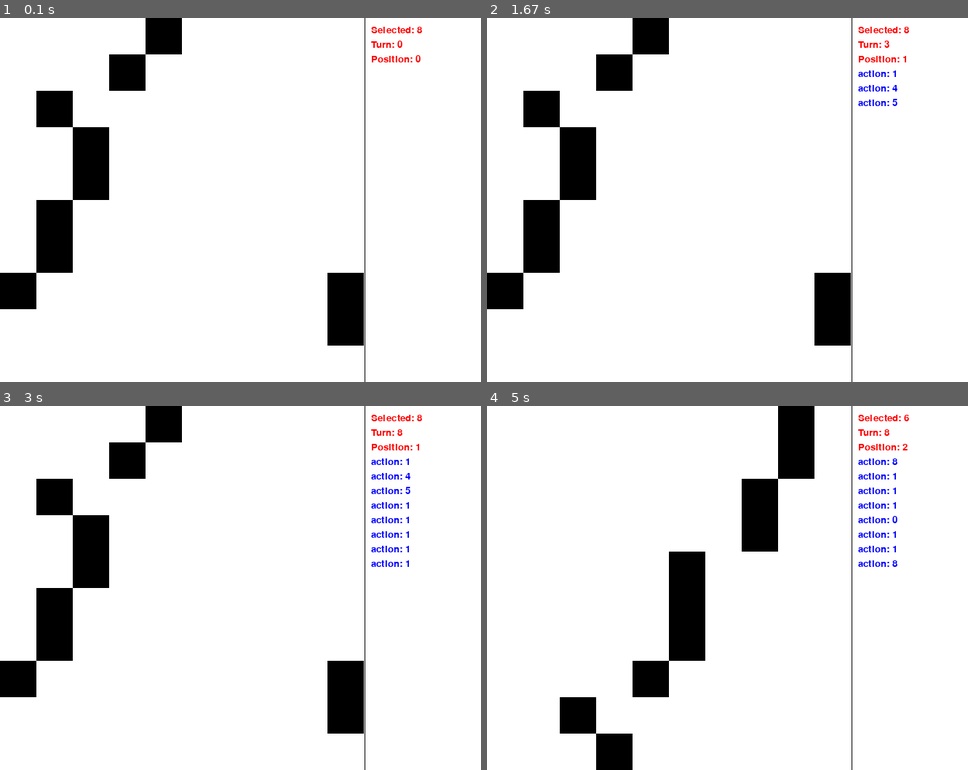
Above: before the commit, frames 1-4 (two rows, left to right).
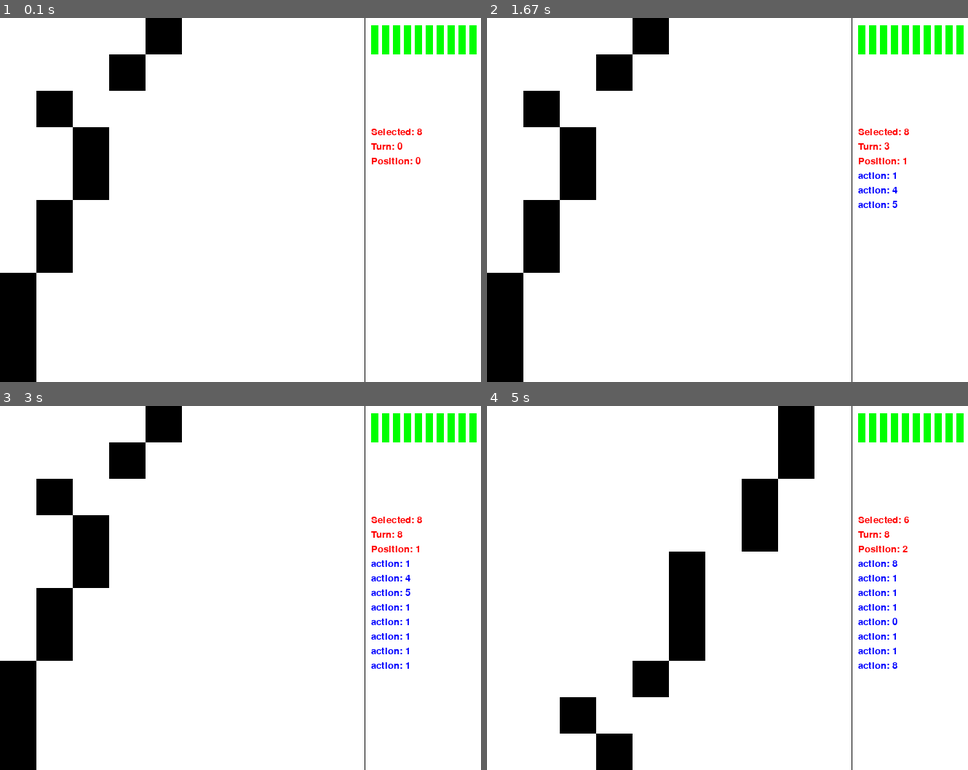
Above: after the commit, the same moments.

Repository: oferby/playground
Game: pygame game, started from RKHS/map/app.py
Two runs of this game, one before a commit and one after it. Both use one fixed random seed, a clock stepped at 60 frames per second and the inputs below.
Inputs:
- Up to frame 1 (0.1 s): no input
- Up to frame 2 (1.67 s): tap one key every 0.33 s from 0.33 s: 1 Enter 4 5
- Up to frame 3 (3 s): tap 1 at 1.67, 2.07, 2.37, 2.57, 2.9 s; tap 0 at 2.98 s
- Up to frame 4 (5 s): tap 1 at 3.2, 3.4, 3.7, 3.97, 4.3, 4.6, 4.73 s; tap 8 at 3.48, 4.82 s; tap 0 at 4.38 s

The runs differ from the first frame. In frame 1, 4.7% of the frame differs, in the area x 0-100%, y 2-100%; in frame 2, 5.1%; in frame 3, 5.6%; in frame 4, 2.6%.

Commit message:
Reproducing Kernel Hilbert Space - State Map

Diff:
--- a/RKHS/map/agents.py
+++ b/RKHS/map/agents.py
@@ -1,6 +1,8 @@
 import sys
 from abc import abstractmethod
 import numpy as np
+import pandas as pd
+
 import pygame
 
 SENSOR_NOISE = 20.0
@@ -63,3 +65,20 @@
 
     def get_action(self, obs):
         return kb_action()
+
+
+class StatisticalAgent(Agent):
+
+    def __init__(self, map):
+        self.state = self.calc_probabilities(map)
+        self.policy = None
+        self.obs = None
+
+    def calc_probabilities(self, map):
+        return np.ones(10) * .2
+
+    def get_action(self, obs):
+        return kb_action()
+
+    def get_state_prob(self):
+        return self.state
--- a/RKHS/map/app.py
+++ b/RKHS/map/app.py
@@ -5,13 +5,14 @@
 import agents as A
 
 
-def draw():
-    world.draw()
+def draw(args):
+    world.draw(args)
 
 
 done = False
 world = W.World()
-agent = A.SimpleAgent()
+# agent = A.SimpleAgent()
+agent = A.StatisticalAgent(world.targets)
 
 while 1:
     world.reset()
@@ -21,7 +22,7 @@
 
 
     while 1:
-        draw()
+        draw(agent.get_state_prob())
         action = agent.get_action(obs)
         if action is not None:
             # print('action:', action)
--- a/RKHS/map/world.py
+++ b/RKHS/map/world.py
@@ -10,12 +10,15 @@
 BLACK = (0, 0, 0)
 PURPLE = (100, 0, 100)
 RED = (255, 0, 0)
+GREEN = (0, 255, 0)
 BLUE = (0, 0, 255)
 WHITE_INT = 16777215
 BLACK_INT = 0
 
 WORLD_SIZE = (700, 500)
 ROBOT_SIZE = 50
+VERTICAL_LINE = 501
+INFO_TEXT = VERTICAL_LINE + 9
 
 screen = pygame.display.set_mode(WORLD_SIZE)
 screen.fill(WHITE)
@@ -29,7 +32,7 @@
 
     def __init__(self):
 
-        self.draw_line(501, 0, 1, 500, BLACK)
+        self.draw_line(VERTICAL_LINE, 0, 1, 500, BLACK)
         self.background = np.copy(self.get_surface())
         self.state = self.background
         self.targets = []
@@ -62,12 +65,16 @@
         nn = np.random.choice(10, 10, p=[.1, .15, .05, .1, .2, .1, .2, .01, .07, .02])
 
         for n in nn:
-            targets = []
-            targets.append([n, 1])
+            targets = [[n, 1]]
 
             next = n
             for i in range(9):
                 next = math.floor(np.random.normal(next, 1))
+                if next < 0:
+                    next = 0
+                elif next > 9:
+                    next = 9
+
                 targets.append([next + 10 + i * 10, 1])
 
             self.targets.append(targets)
@@ -86,25 +93,28 @@
 
         return [x, y, location[1]]
 
-    def draw(self):
+    def draw(self, prob=None):
 
         pygame.surfarray.blit_array(pygame.display.get_surface(), self.background)
+
+        if prob is not None:
+            self.draw_prob(prob, 10)
 
         for target in self.target:
             position = self.get_location_vector(target)
 
             pygame.draw.rect(screen, self.colors[position[2]], (position[0], position[1], ROBOT_SIZE, ROBOT_SIZE))
 
-        line = 10
-        self.draw_text('Selected: {}'.format(self.selected_target), (510, line), RED)
-        line+=20
-        self.draw_text('Turn: {}'.format(self.turn), (510, line), RED)
-        line+=20
-        self.draw_text('Position: {}'.format(self.position), (510, line), RED)
+        line = 150
+        self.draw_text('Selected: {}'.format(self.selected_target), (INFO_TEXT, line), RED)
+        line += 20
+        self.draw_text('Turn: {}'.format(self.turn), (INFO_TEXT, line), RED)
+        line += 20
+        self.draw_text('Position: {}'.format(self.position), (INFO_TEXT, line), RED)
 
         for a in self.actions:
             line += 20
-            self.draw_text('action: {}'.format(a), (510, line), BLUE)
+            self.draw_text('action: {}'.format(a), (INFO_TEXT, line), BLUE)
 
         pygame.display.flip()
 
@@ -117,6 +127,14 @@
     def draw_text(self, text, position, color):
         txt = self.font.render(text, True, color)
         screen.blit(txt, position)
+
+    def draw_prob(self, prob, y):
+
+        x = INFO_TEXT
+        for i in range(len(prob)):
+            p = prob[i] * 200
+            self.draw_line(x, y, 10, p, GREEN)
+            x += 15
 
     @staticmethod
     def update_display():
